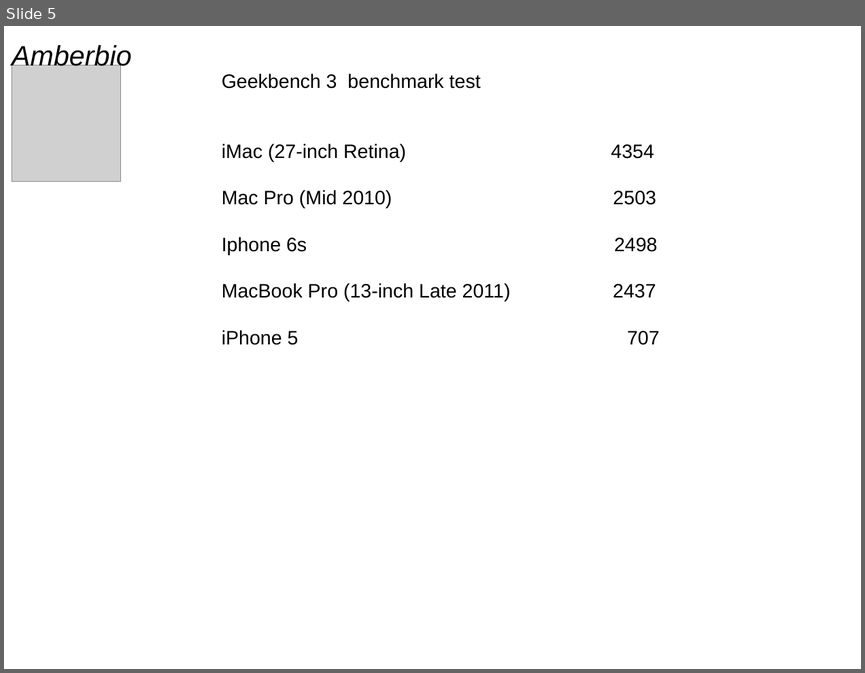
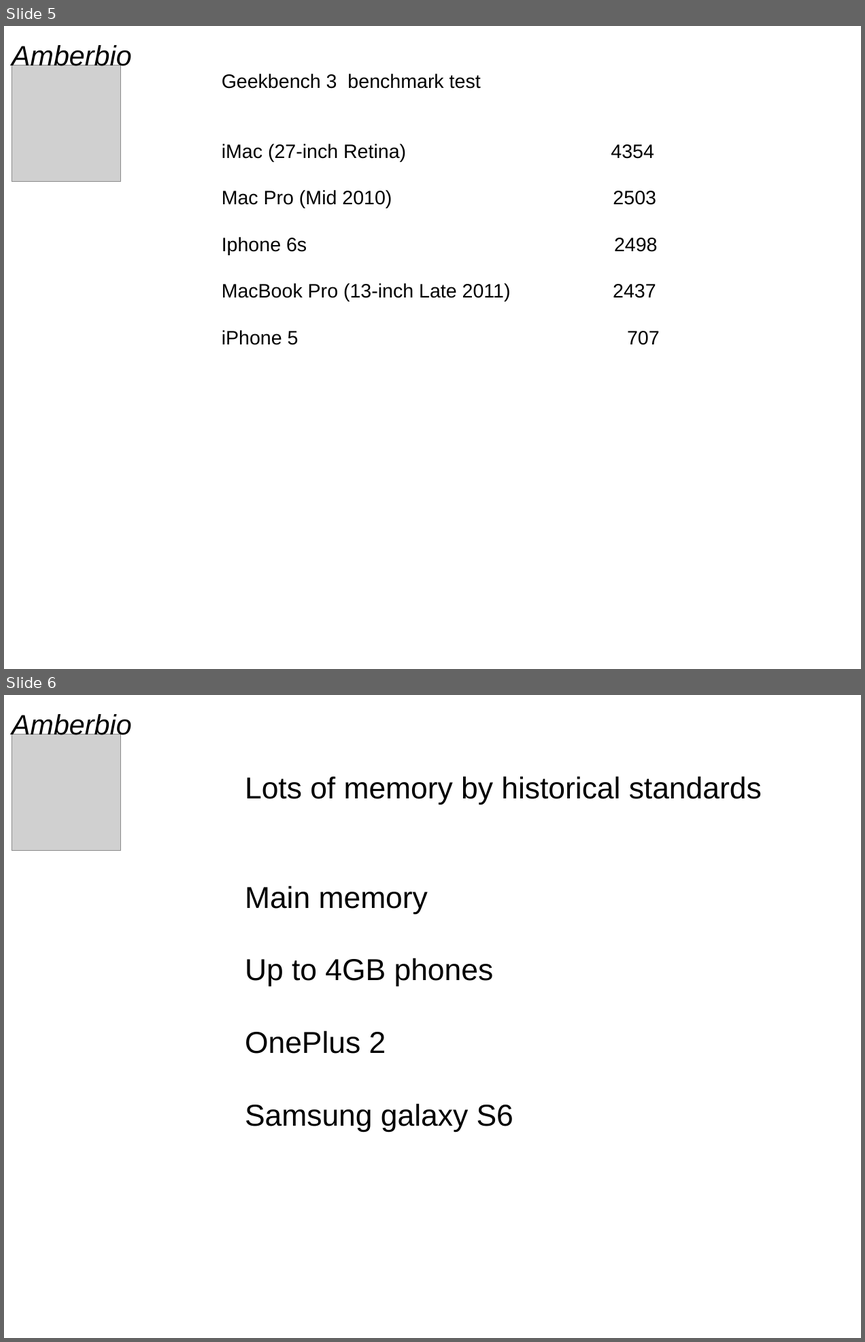
Before and after one commit to morten-krogh/amberbio-www, a slide deck: presentations/BigData.odp. Shown one above the other, each under a label of ours: slide 5 before the commit, slides 5 and 6 after it. The pictures are 865x673 and 865x1342 pixels, drawn with LibreOffice and Linux fonts; fonts in the diff are those of the drawing; grey boxes stand for pictures. Boxes give left, top, right and bottom in pixels: in the first picture for what was removed or moved away, otherwise in the second. Text is boxed around its words. In the diff, an @@ line names an element or a change of style, - is before the commit and + after.

```diff
--- a/presentations/BigData.odp
+++ b/presentations/BigData.odp
@@ slide 6 added at [4,695,861,1338], background #FFFFFF @@
@@ text added at [11,714,132,740], 26 pt, text #000000, italic @@
+Amberbio
@@ picture added at [11,734,121,851] @@
@@ text added at [245,776,762,1132], 28 pt, text #000000 @@
+Lots of memory by historical standards
+Main memory
+Up to 4GB phones
+OnePlus 2
+Samsung galaxy S6
```
Also in this commit, not shown: 3 other slides added.
